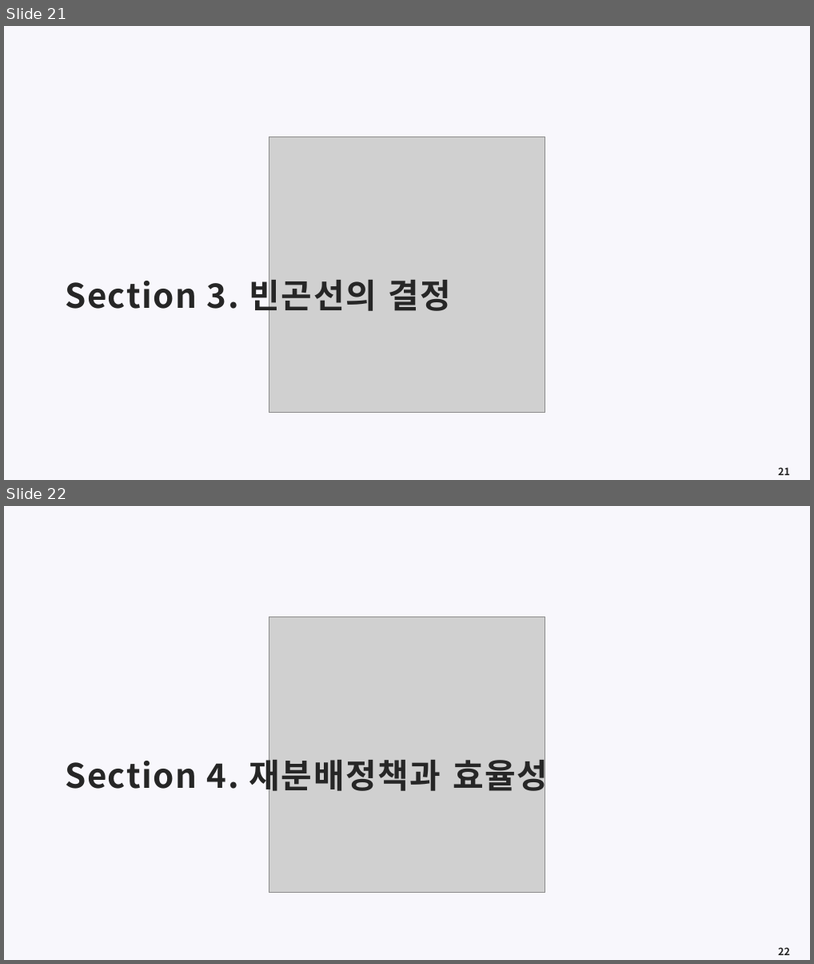
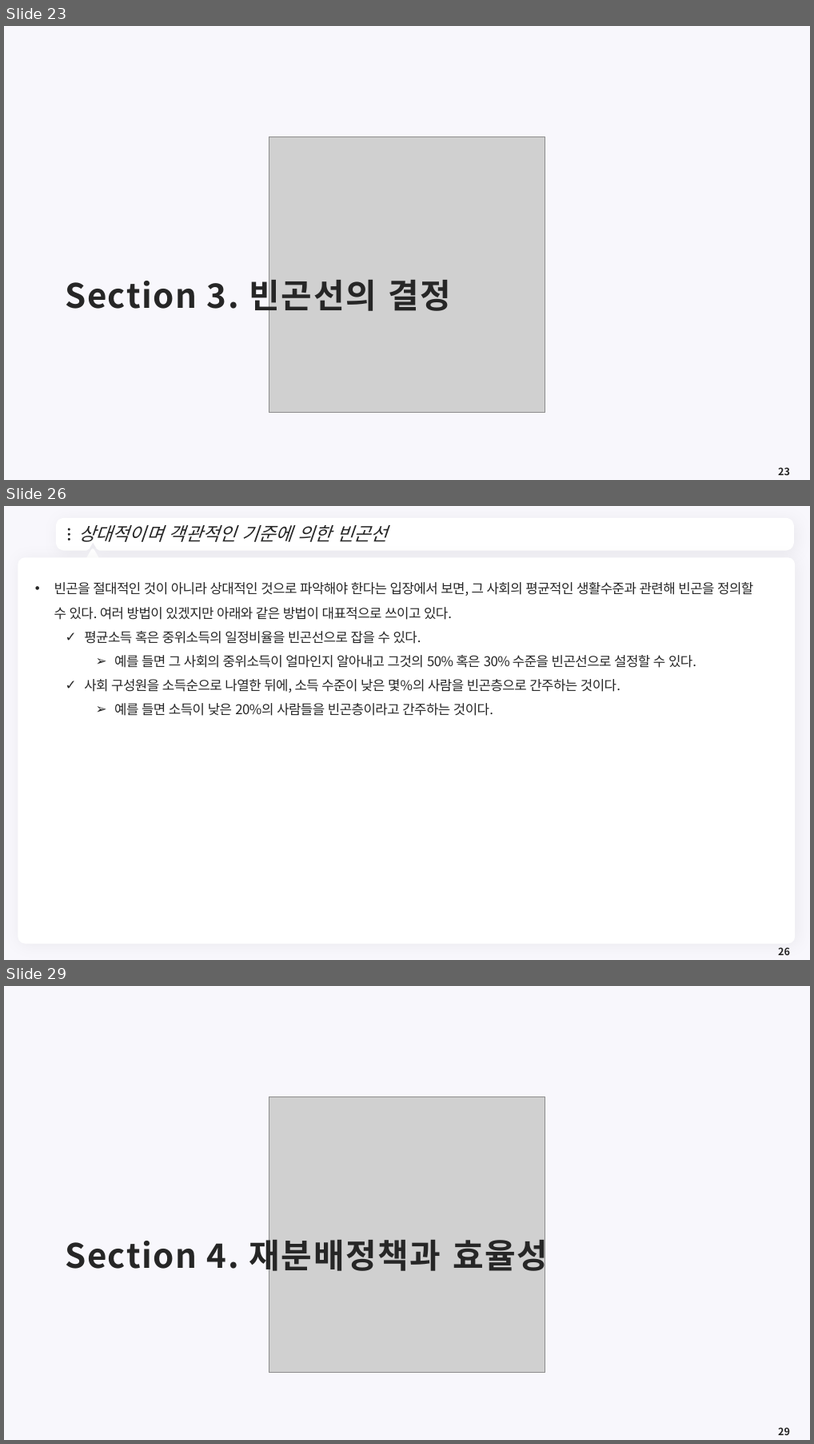
Before and after one commit to meandthey/Teaching, a slide deck: 재정학/01_Lectures/재정학_Chapter_9.pptx. Shown one above the other, each under a label of ours: slides 21 and 22 before the commit, slides 23, 26 and 29 after it; the slides between them are not shown. The pictures are 814x964 and 814x1444 pixels, drawn with LibreOffice and Linux fonts; fonts in the diff are those of the drawing; grey boxes stand for pictures; background and template pictures are left out. Boxes give left, top, right and bottom in pixels: in the first picture for what was removed or moved away, otherwise in the second. Text is boxed around its words. In the diff, an @@ line names an element or a change of style, - is before the commit and + after.

```diff
--- a/재정학/01_Lectures/재정학_Chapter_9.pptx
+++ b/재정학/01_Lectures/재정학_Chapter_9.pptx
@@ slide 26 added at (4, 506, 810, 960), background #F8F7FC @@
@@ freeform shape added at (59, 521, 792, 548), fill #FFFFFF, outline #FFFFFF 7.25 pt @@
@@ ellipse added at (68, 528, 70, 531), fill #262626 @@
@@ title added at (78, 525, 388, 542), 22 pt, text #262626, italic @@
+상대적이며 객관적인 기준에 의한 빈곤선
@@ ellipse added at (68, 533, 70, 536), fill #262626 @@
@@ ellipse added at (68, 538, 70, 540), fill #262626 @@
@@ triangle added at (86, 550, 99, 562), fill #FFFFFF, outline #FFFFFF 3.75 pt @@
@@ freeform shape added at (775, 530, 782, 540), fill #FFFFFF @@
@@ rounded rectangle added at (18, 557, 796, 944), fill #FFFFFF @@
@@ text added at (54, 582, 754, 716), 16 pt, text #262626 @@
+• 빈곤을 절대적인 것이 아니라 상대적인 것으로 파악해야 한다는 입장에서 보면, 그 사회의 평균적인 생활수준과 관련해 빈곤을 정의할 수 있다. 여러 방법이 있겠지만 아래와 같은 방법이 대표적으로 쓰이고 있다.
+  ✓ 평균소득 혹은 중위소득의 일정비율을 빈곤선으로 잡을 수 있다.
+    ➢ 예를 들면 그 사회의 중위소득이 얼마인지 알아내고 그것의 50% 혹은 30% 수준을 빈곤선으로 설정할 수 있다.
+  ✓ 사회 구성원을 소득순으로 나열한 뒤에, 소득 수준이 낮은 몇%의 사람을 빈곤층으로 간주하는 것이다.
+    ➢ 예를 들면 소득이 낮은 20%의 사람들을 빈곤층이라고 간주하는 것이다.
@@ page number added at (778, 947, 790, 955), 12 pt, text #262626, bold @@
+26
@@ what was slide 21 is now slide 23 @@
@@ page number at (778, 467, 790, 475): text changed @@
-21
+23
@@ what was slide 22 is now slide 29 @@
@@ page number at (778, 1427, 790, 1435): text changed @@
-22
+29
```
Also in this commit, not shown: 5 slides changed, 3 other slides added, 71 other files.
